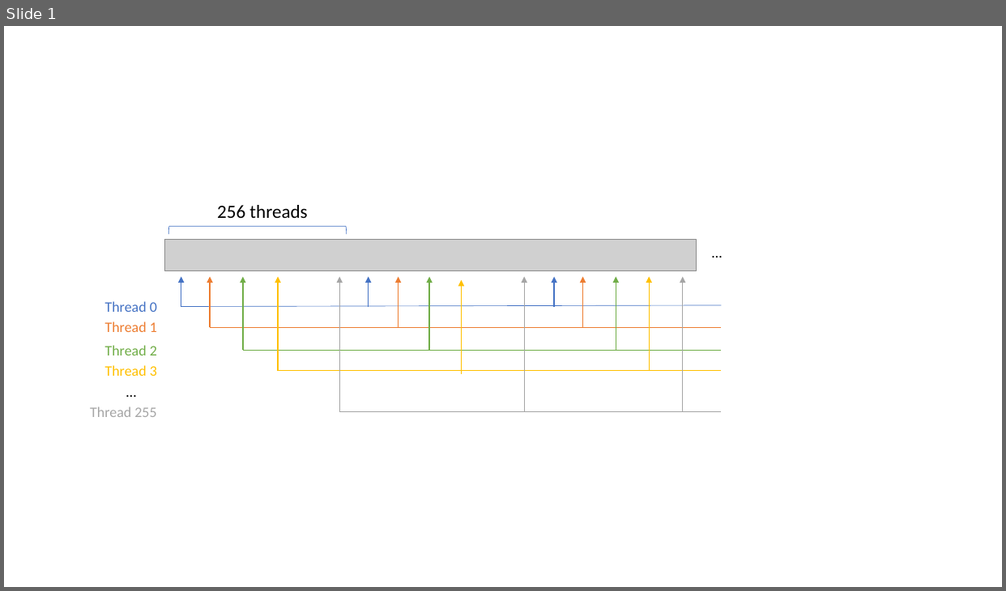
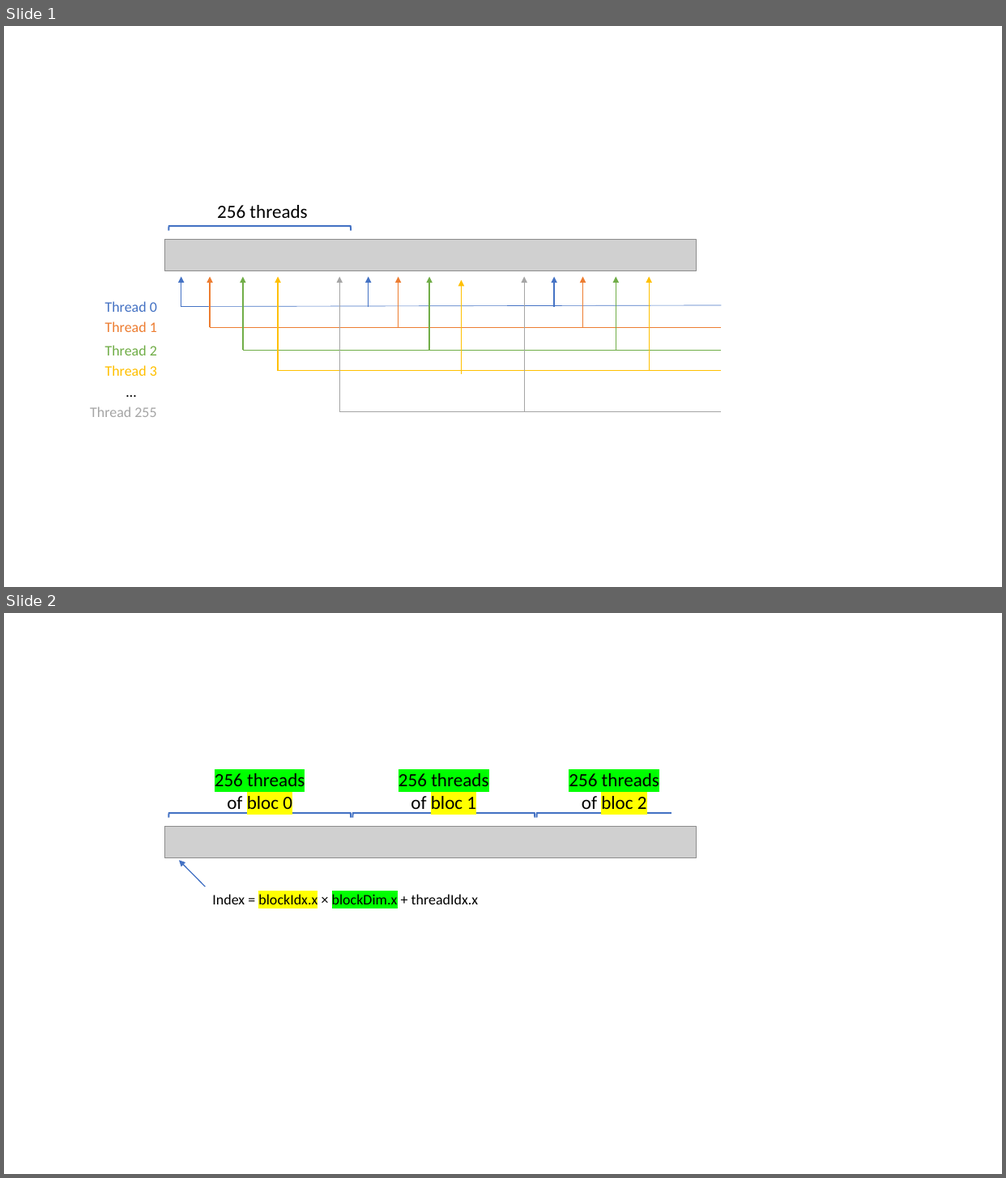
Before and after one commit to nima3333/cuda_tests, a slide deck: doc/src.pptx. Shown one above the other, each under a label of ours: slide 1 before the commit, slides 1 and 2 after it. The pictures are 1006x591 and 1006x1178 pixels, drawn with LibreOffice and Linux fonts; fonts in the diff are those of the drawing; grey boxes stand for pictures. Boxes give left, top, right and bottom in pixels: in the first picture for what was removed or moved away, otherwise in the second. Text is boxed around its words. In the diff, an @@ line names an element or a change of style, - is before the commit and + after.

Commit message:
block schema

```diff
--- a/doc/src.pptx
+++ b/doc/src.pptx
@@ slide 2 added at (x1=4, y1=613, x2=1002, y2=1174), background #FFFFFF @@
@@ text added at (x1=215, y1=773, x2=305, y2=814), 18 pt, text #000000 @@
+256 threads
+of bloc 0
@@ text added at (x1=398, y1=773, x2=488, y2=814), 18 pt, text #000000 @@
+256 threads
+of bloc 1
@@ text added at (x1=569, y1=773, x2=659, y2=814), 18 pt, text #000000 @@
+256 threads
+of bloc 2
@@ rectangle added at (x1=671, y1=806, x2=704, y2=824), fill #FFFFFF @@
@@ picture added at (x1=165, y1=826, x2=696, y2=858) @@
@@ right bracket added at (x1=169, y1=813, x2=351, y2=818), outline #4472C4 1.5 pt @@
@@ right bracket added at (x1=353, y1=813, x2=535, y2=818), outline #4472C4 1.5 pt @@
@@ right bracket added at (x1=537, y1=813, x2=680, y2=818), outline #4472C4 1.5 pt @@
@@ arrow added from (206, 887) to (179, 860), #4472C4 1 pt @@
@@ text added at (x1=212, y1=894, x2=479, y2=905), 14 pt, text #000000 @@
+Index = blockIdx.x × blockDim.x + threadIdx.x
@@ slide 1 changed as well @@
@@ right bracket resized from (x1=168, y1=226, x2=346, y2=234) to (x1=169, y1=226, x2=351, y2=231) @@
@@ right bracket at (x1=169, y1=226, x2=351, y2=231): outline #4472C4 0.5 pt to #4472C4 1.5 pt @@
@@ text removed at (x1=684, y1=239, x2=751, y2=265) @@
-…
@@ arrow removed from (683, 412) to (683, 277) @@
```
Also in this commit, not shown: 2 other files.
